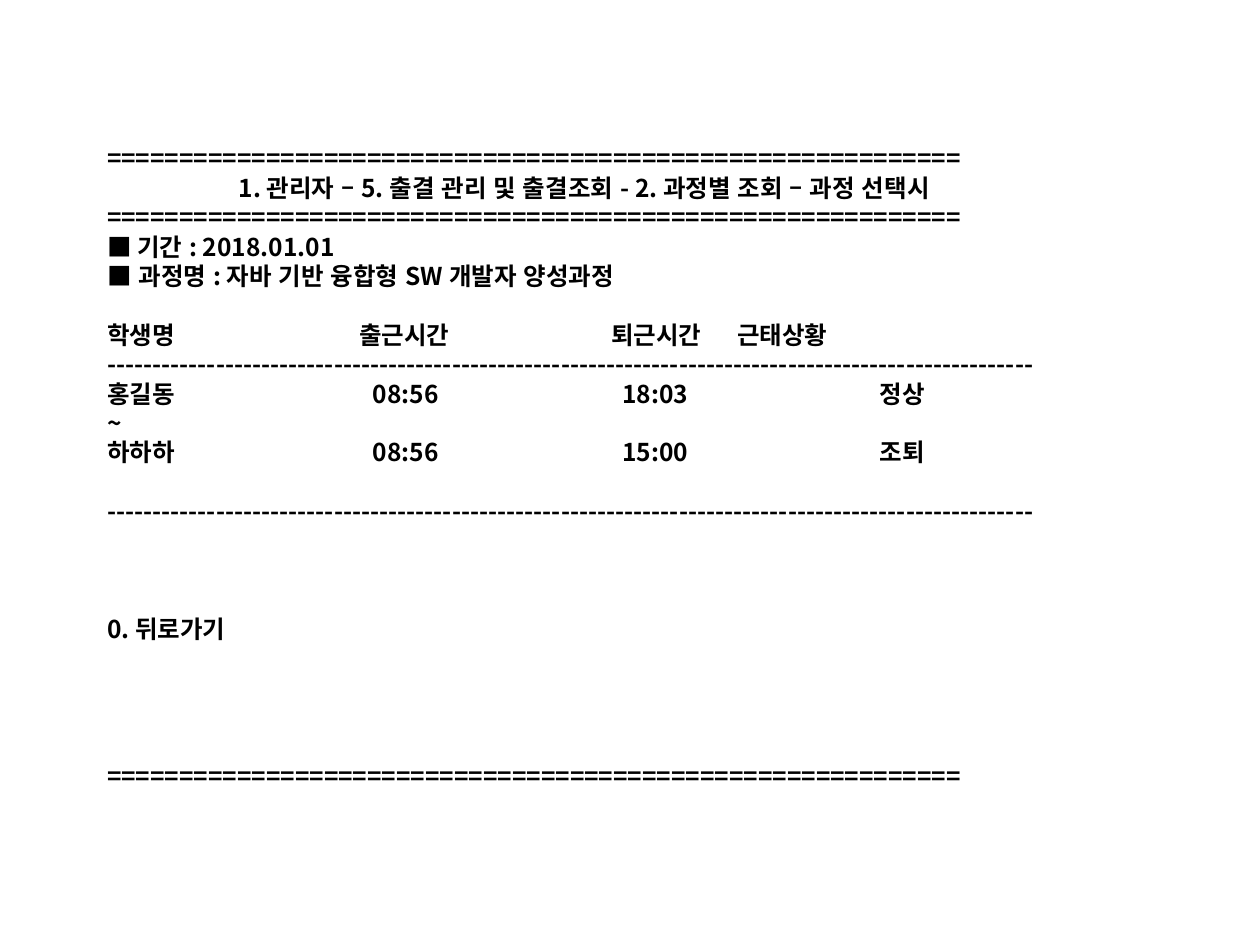
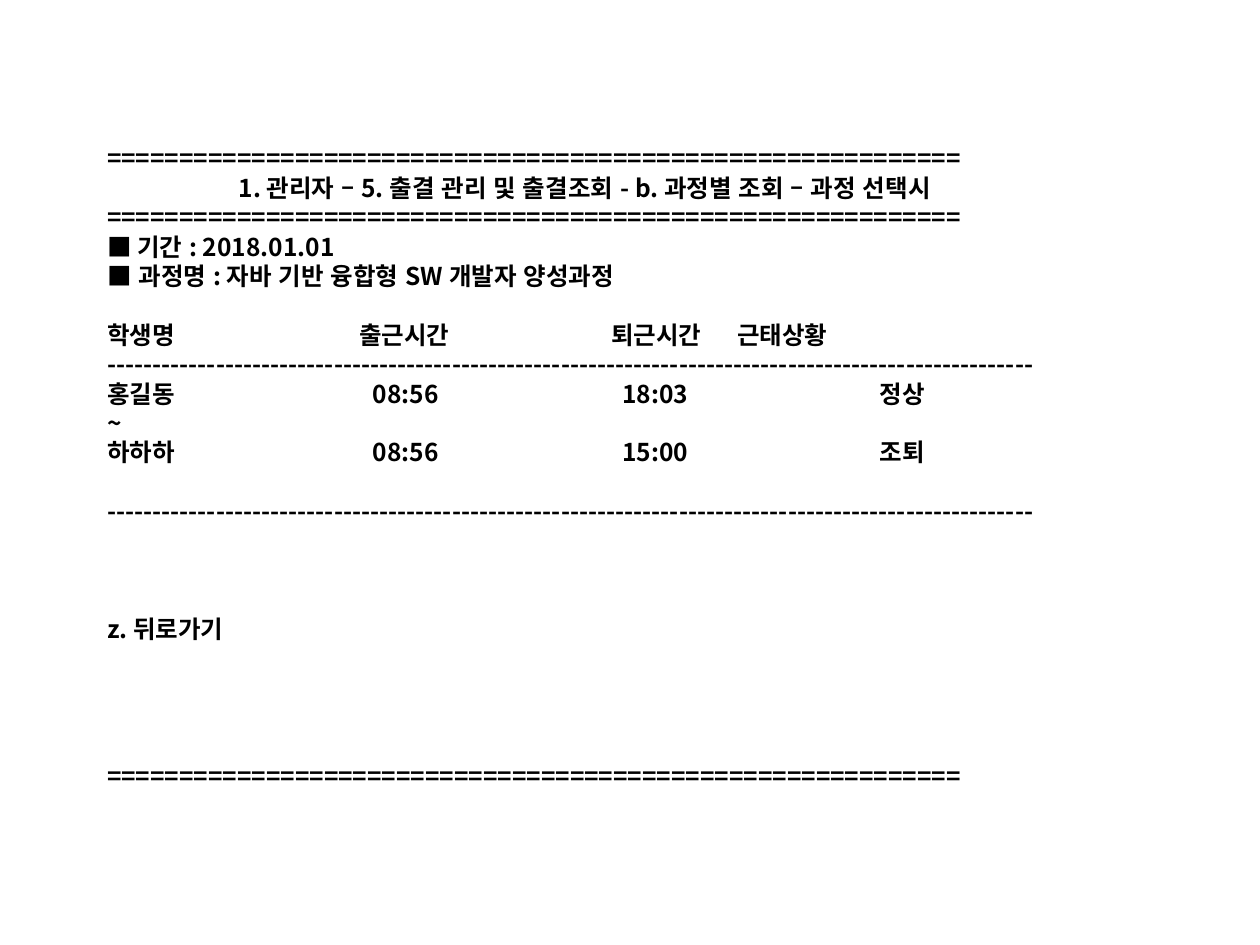
Before and after one commit to Yian-Kim/SEDU-Center, a slide deck: slide 47 of 03. 화면설계/01. 관리자/[디비2조]화면설계_관리자.pptx. Drawn at 1260x945 pixels with LibreOffice and Linux fonts; fonts in the diff are those of the drawing. Boxes give left, top, right and bottom in pixels: in the first picture for what was removed or moved away, otherwise in the second. Text is boxed around its words. In the diff, an @@ line names an element or a change of style, - is before the commit and + after.

Commit message:
Modify File [[디비2조]화면설계_관리자.pptx]
1. POWER POINT 파일 수정

- [디비2조]화면설계_관리자.pptx 파일 수정
  (03. 화면설계\01. 관리자\[디비2조]화면설계_관리자.pptx)
- 관리자 메뉴 5번 출결 관리 및 출결조회 수정

```diff
--- a/03. 화면설계/01. 관리자/[디비2조]화면설계_관리자.pptx
+++ b/03. 화면설계/01. 관리자/[디비2조]화면설계_관리자.pptx
@@ text at [239, 176, 931, 200]: text changed @@
-===========================================================
-1. 관리자 – 5. 출결 관리 및 출결조회 - 2. 과정별 조회 – 과정 선택시
+===========================================================
+1. 관리자 – 5. 출결 관리 및 출결조회 - b. 과정별 조회 – 과정 선택시
@@ text at [107, 617, 223, 640]: text changed @@
-0. 뒤로가기
-===========================================================
+z. 뒤로가기
+===========================================================
```
Also in this commit, not shown: 3 other slides changed.
